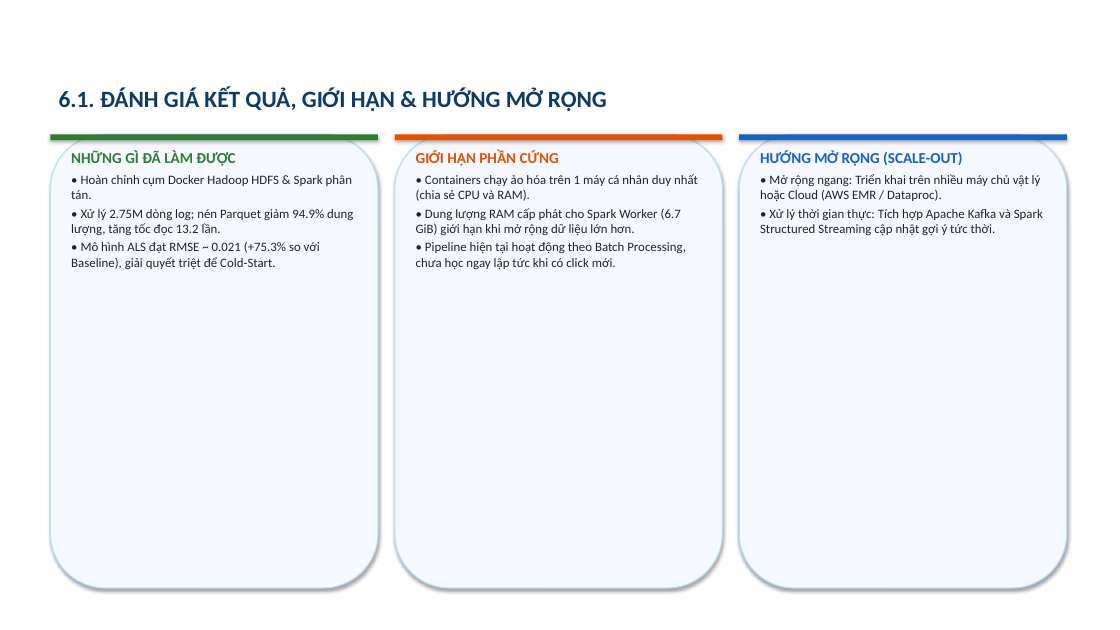
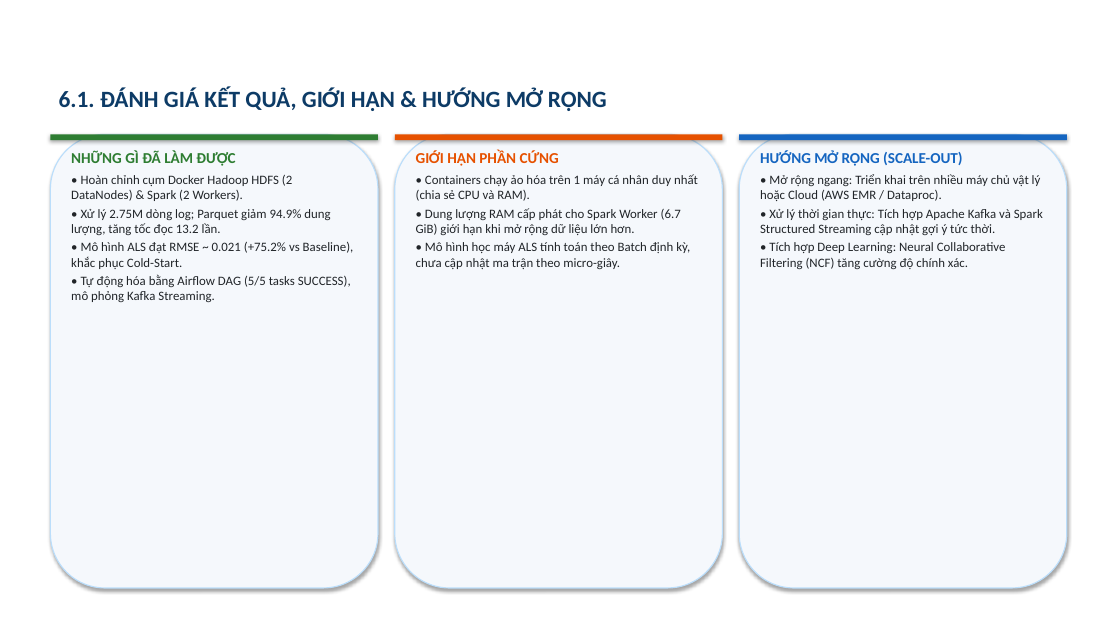
Before and after one commit to trng1006/Product_Recommender, a slide deck: slide 14 of Bao_Cao_BigData_HUIT_15Slides.pptx. Drawn at 1120x630 pixels with LibreOffice and Linux fonts; fonts in the diff are those of the drawing; background and template pictures are left out. Boxes give left, top, right and bottom in pixels: in the first picture for what was removed or moved away, otherwise in the second. Text is boxed around its words. In the diff, an @@ line names an element or a change of style, - is before the commit and + after.

Commit message:
docs: cập nhật thông tin thành viên, kiến trúc Airflow và Kafka trên slide thuyết trình

```diff
--- a/Bao_Cao_BigData_HUIT_15Slides.pptx
+++ b/Bao_Cao_BigData_HUIT_15Slides.pptx
@@ text at <box>71,175,354,302</box>: text changed @@
-• Hoàn chỉnh cụm Docker Hadoop HDFS & Spark phân tán.
-• Xử lý 2.75M dòng log; nén Parquet giảm 94.9% dung lượng, tăng tốc đọc 13.2 lần.
-• Mô hình ALS đạt RMSE ~ 0.021 (+75.3% so với Baseline), giải quyết triệt để Cold-Start.
+• Hoàn chỉnh cụm Docker Hadoop HDFS (2 DataNodes) & Spark (2 Workers).
+• Xử lý 2.75M dòng log; Parquet giảm 94.9% dung lượng, tăng tốc đọc 13.2 lần.
+• Mô hình ALS đạt RMSE ~ 0.021 (+75.2% vs Baseline), khắc phục Cold-Start.
+• Tự động hóa bằng Airflow DAG (5/5 tasks SUCCESS), mô phỏng Kafka Streaming.
@@ text at <box>416,242,690,269</box>: text changed @@
-• Pipeline hiện tại hoạt động theo Batch Processing, chưa học ngay lập tức khi có click mới.
+• Mô hình học máy ALS tính toán theo Batch định kỳ, chưa cập nhật ma trận theo micro-giây.
@@ text at <box>760,242,1006,269</box>: paragraph added @@
+• Tích hợp Deep Learning: Neural Collaborative Filtering (NCF) tăng cường độ chính xác.
```
Also in this commit, not shown: 3 other slides changed, 1 other file.
